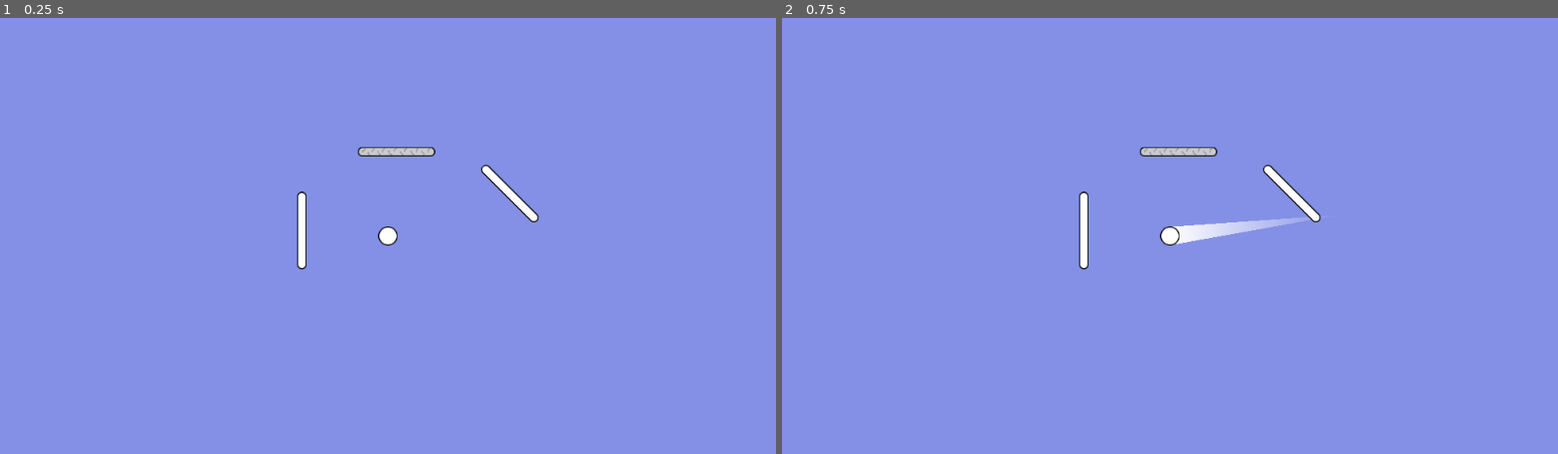
Above: before the commit, frames 1-2 (left to right).
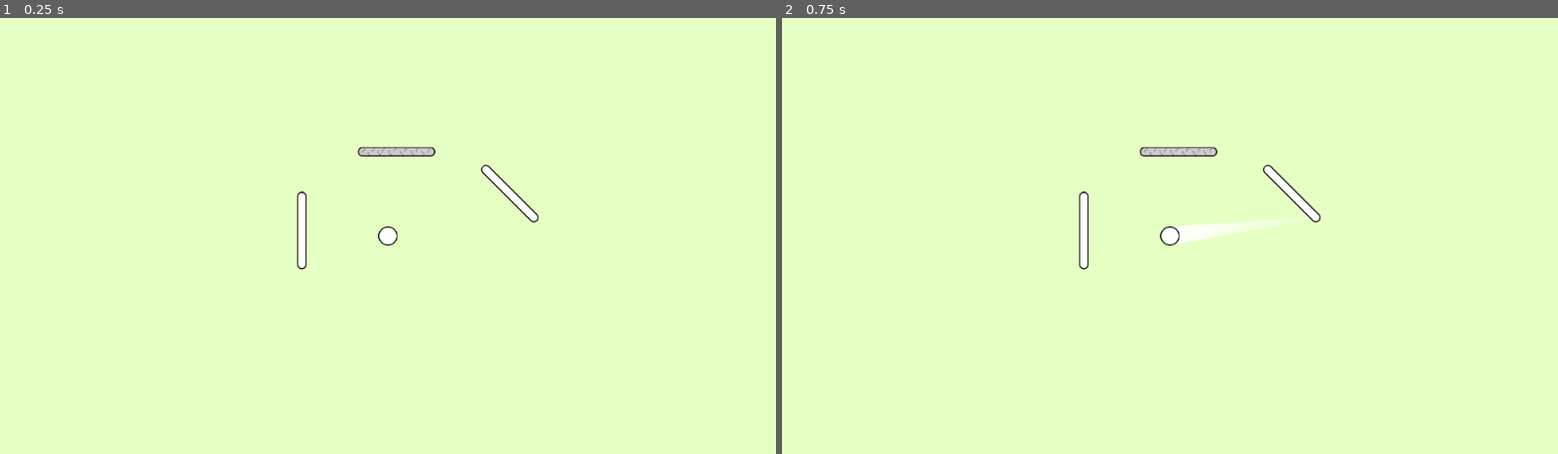
Above: after the commit, the same moments.

Repository: WirelessNine/Re-Cochet
Game: Godot game, scene res://scenes/main/main.tscn
The game is run twice, just before and just after one commit, with the same random seed, the same clock (stepped at 60 frames per second) and the same inputs.
Inputs (mouse positions are in pixels of both pictures, inside the frame that each line leads up to):
- Up to frame 1 (0.25 s): no input
- Up to frame 2 (0.75 s): tap Enter (ui_accept) at 0.5 s; move the mouse to (1340, 214) at 0.52 s; tap I at 0.6 s; click (1340, 214) at 0.67 s

The runs differ from the first frame. In frame 1, 99% of the frame differs, in the area x 0-100%, y 0-100%; in frame 2, 99%.

Commit message:
Add levels

Diff:
--- /dev/null
+++ b/scenes/levels/level_01.gd
@@ -0,0 +1,5 @@
+class_name Level2D
+extends Node2D
+
+@export var canvas_color: Color
+@export var min_hits_required: int = 0
--- a/scenes/levels/level_01.tscn
+++ b/scenes/levels/level_01.tscn
@@ -1,10 +1,13 @@
 [gd_scene format=3 uid="uid://c4f18m7owfw4d"]
 
 [ext_resource type="PackedScene" uid="uid://dhu4mu7mc1ft2" path="res://scenes/player/ball.tscn" id="1_m802k"]
+[ext_resource type="Script" uid="uid://du4roo37xvmjx" path="res://scenes/levels/level_01.gd" id="1_uvc87"]
 [ext_resource type="PackedScene" uid="uid://ipnpybmkm30b" path="res://scenes/obstacles/wall.tscn" id="2_i2aat"]
 [ext_resource type="PackedScene" uid="uid://7a6ncqx86fmf" path="res://scenes/obstacles/weak_wall.tscn" id="3_2djvx"]
 
 [node name="Level01" type="Node2D" unique_id=1967266403]
+script = ExtResource("1_uvc87")
+canvas_color = Color(0.90000004, 1, 0.76, 1)
 
 [node name="Ball" parent="." unique_id=765945013 instance=ExtResource("1_m802k")]
 
--- a/scenes/main/main.gd
+++ b/scenes/main/main.gd
@@ -1,7 +1,17 @@
 extends Node
 
 const CANVAS_COLOR := Color(0.513, 0.565, 0.9, 1.0)
+const LEVEL_01: PackedScene = preload("uid://c4f18m7owfw4d")
+
+var current_level: Level2D
 
 
 func _ready() -> void:
-	RenderingServer.set_default_clear_color(CANVAS_COLOR)
+	change_level(LEVEL_01)
+
+
+func change_level(level_scene: PackedScene) -> void:
+	var new_level: Level2D = level_scene.instantiate()
+	RenderingServer.set_default_clear_color(new_level.canvas_color)
+
+	add_child(new_level)
--- a/scenes/main/main.tscn
+++ b/scenes/main/main.tscn
@@ -1,11 +1,8 @@
 [gd_scene format=3 uid="uid://cek5oa18c8she"]
 
 [ext_resource type="Script" uid="uid://dob0r6vfipwon" path="res://scenes/main/main.gd" id="1_hyk8p"]
-[ext_resource type="PackedScene" uid="uid://c4f18m7owfw4d" path="res://scenes/levels/level_01.tscn" id="2_iuonh"]
 
 [node name="Main" type="Node" unique_id=257091059]
 script = ExtResource("1_hyk8p")
 
-[node name="Level01" parent="." unique_id=1967266403 instance=ExtResource("2_iuonh")]
-
 [node name="UI" type="CanvasLayer" parent="." unique_id=1389913331]
--- a/scenes/player/ball.tscn
+++ b/scenes/player/ball.tscn
@@ -34,3 +34,4 @@
 width = 30.0
 width_curve = SubResource("Curve_as85p")
 gradient = SubResource("Gradient_syx3y")
+antialiased = true
Not shown, added: scenes/levels/level_01.gd.uid
Not shown, changed: kanban_tasks_data.kanban
